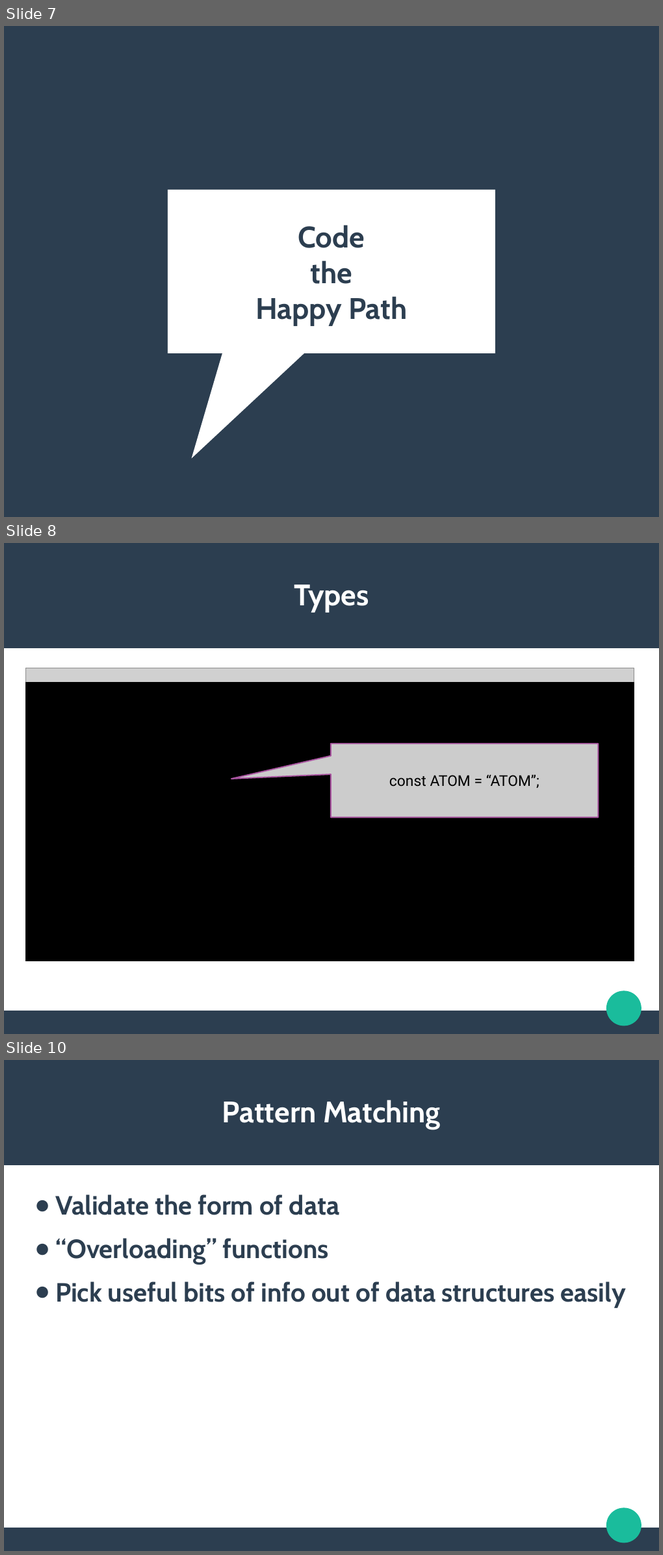
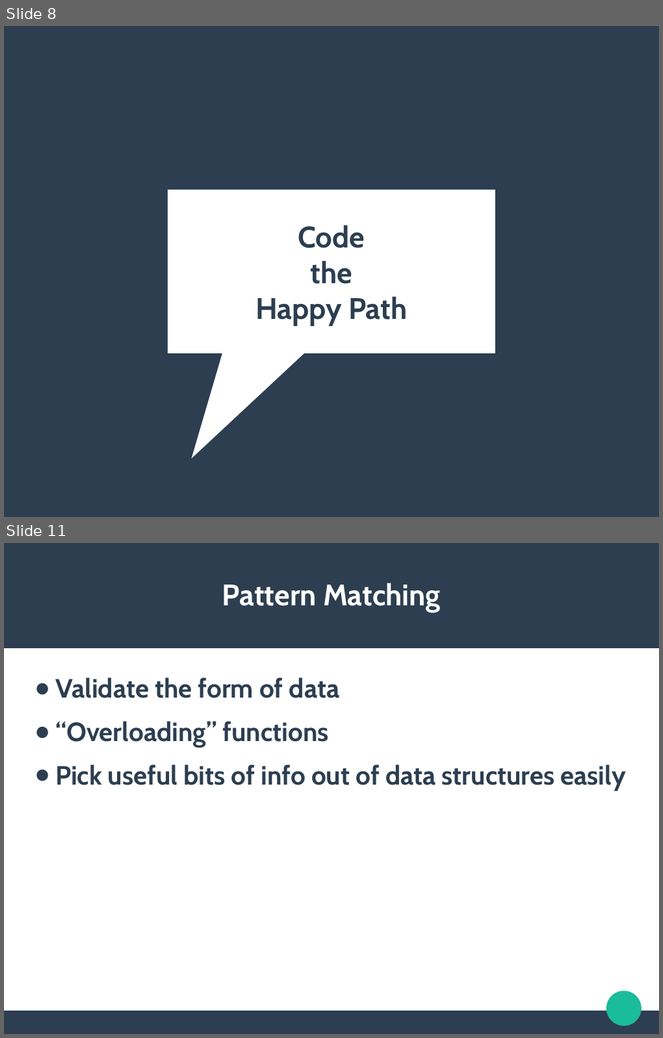
Before and after one commit to cedmans/elixir-intro-benkyokai, a slide deck: Elixir Presentation.pptx. Shown one above the other, each under a label of ours: slides 7, 8 and 10 before the commit, slides 8 and 11 after it; the slides between them are not shown. The pictures are 663x1555 and 663x1038 pixels, drawn with LibreOffice and Linux fonts; fonts in the diff are those of the drawing; grey boxes stand for pictures. Boxes give left, top, right and bottom in pixels: in the first picture for what was removed or moved away, otherwise in the second. Text is boxed around its words. In the diff, an @@ line names an element or a change of style, - is before the commit and + after.

```diff
--- a/Elixir Presentation.pptx
+++ b/Elixir Presentation.pptx
@@ slide 8 removed at <box>4,543,659,1034</box>, background #FFFFFF; not listed: 3 template elements that a slide beside it also shows @@
@@ text removed at <box>294,585,369,613</box> @@
-Types
@@ picture removed at <box>25,668,634,962</box> @@
@@ rectangle removed at <box>25,682,634,713</box> @@
@@ rectangle removed at <box>25,713,634,744</box> @@
@@ rectangle removed at <box>25,744,634,775</box> @@
@@ speech box removed at <box>331,744,599,818</box> @@
-const ATOM = “ATOM”;
@@ rectangle removed at <box>25,774,634,805</box> @@
@@ rectangle removed at <box>25,805,634,836</box> @@
@@ rectangle removed at <box>25,836,634,867</box> @@
@@ rectangle removed at <box>25,867,634,898</box> @@
@@ rectangle removed at <box>25,897,634,930</box> @@
@@ rectangle removed at <box>25,930,634,962</box> @@
@@ what was slide 7 is now slide 8 @@
@@ what was slide 10 is now slide 11 @@
```
Also in this commit, not shown: 5 slides changed, 3 slides added, 1 other slide removed.
